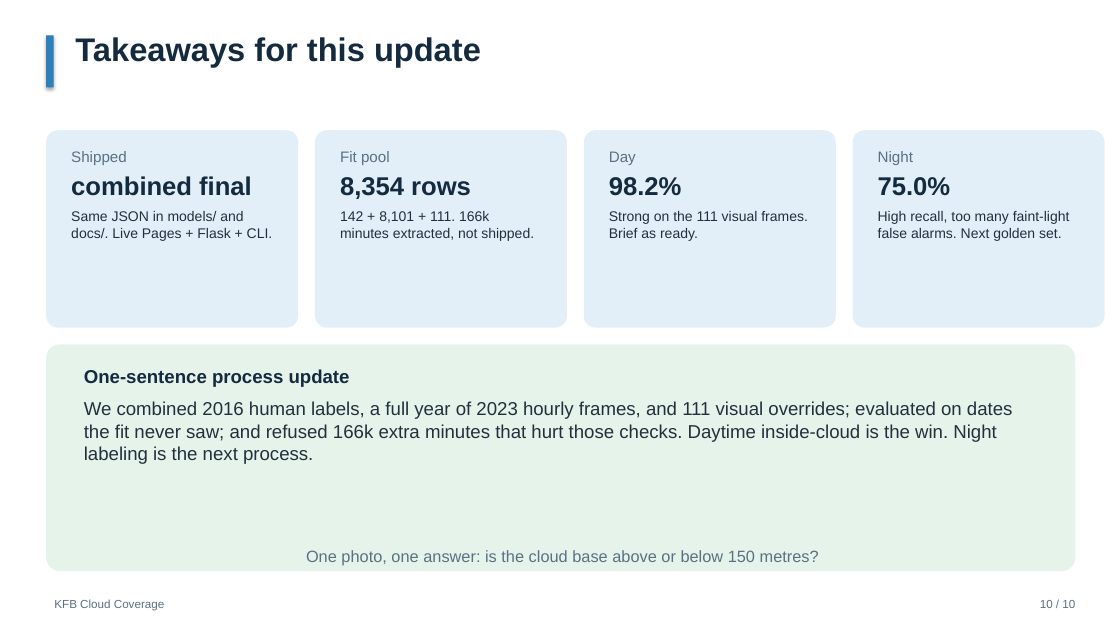
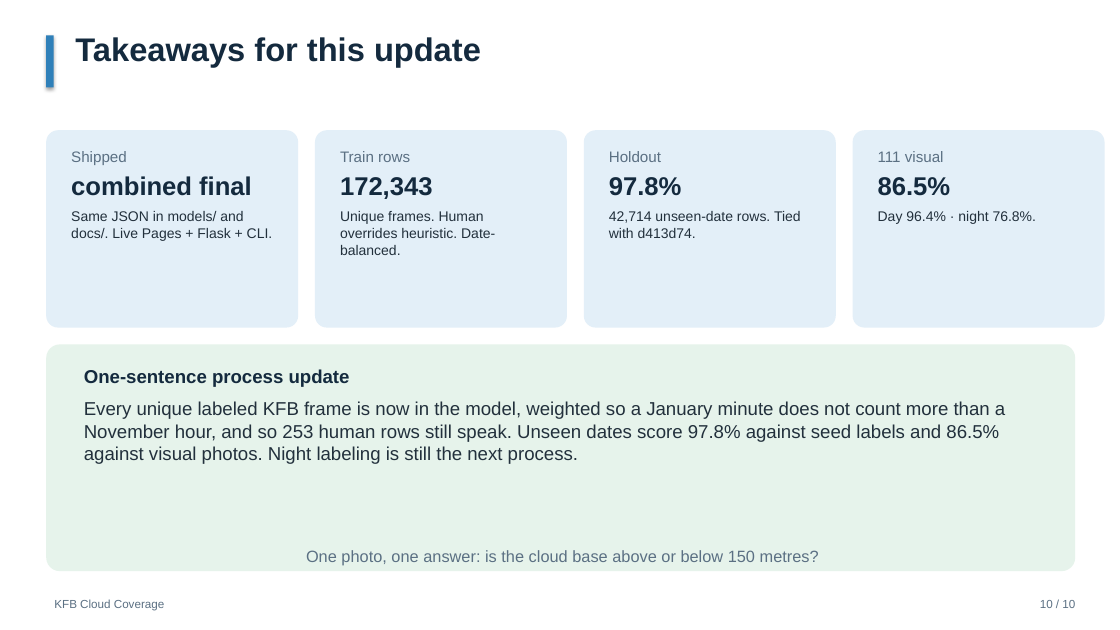
Before and after one commit to matthew169169/kfb-cloud-coverage, a slide deck: slide 10 of KFB_Process_Update.pptx. Drawn at 1120x630 pixels with LibreOffice and Linux fonts; fonts in the diff are those of the drawing. Boxes give left, top, right and bottom in pixels: in the first picture for what was removed or moved away, otherwise in the second. Text is boxed around its words. In the diff, an @@ line names an element or a change of style, - is before the commit and + after.

Commit message:
Present combined-data retrain: date-balanced holdout and process deck
Ship the 10-slide update PPT and docs against the 172,343-row combined
logreg (golden + hourly + Jan–Apr minutes + 111 visual overrides).

```diff
--- a/KFB_Process_Update.pptx
+++ b/KFB_Process_Update.pptx
@@ text at [340, 151, 495, 255]: text changed @@
-Fit pool
-8,354 rows
-142 + 8,101 + 111. 166k minutes extracted, not shipped.
+Train rows
+172,343
+Unique frames. Human overrides heuristic. Date-balanced.
@@ text at [609, 151, 801, 238]: text changed @@
-Day
-98.2%
-Strong on the 111 visual frames. Brief as ready.
+Holdout
+97.8%
+42,714 unseen-date rows. Tied with d413d74.
@@ text at [878, 151, 1036, 224]: text changed @@
-Night
-75.0%
-High recall, too many faint-light false alarms. Next golden set.
+111 visual
+86.5%
+Day 96.4% · night 76.8%.
@@ text at [84, 401, 1005, 464]: text changed @@
-We combined 2016 human labels, a full year of 2023 hourly frames, and 111 visual overrides; evaluated on dates the fit never saw; and refused 166k extra minutes that hurt those checks. Daytime inside-cloud is the win. Night labeling is the next process.
+Every unique labeled KFB frame is now in the model, weighted so a January minute does not count more than a November hour, and so 253 human rows still speak. Unseen dates score 97.8% against seed labels and 86.5% against visual photos. Night labeling is still the next process.
```
Also in this commit, not shown: 8 other slides changed, 1 slide added, 1 slide removed, 6 other files.
